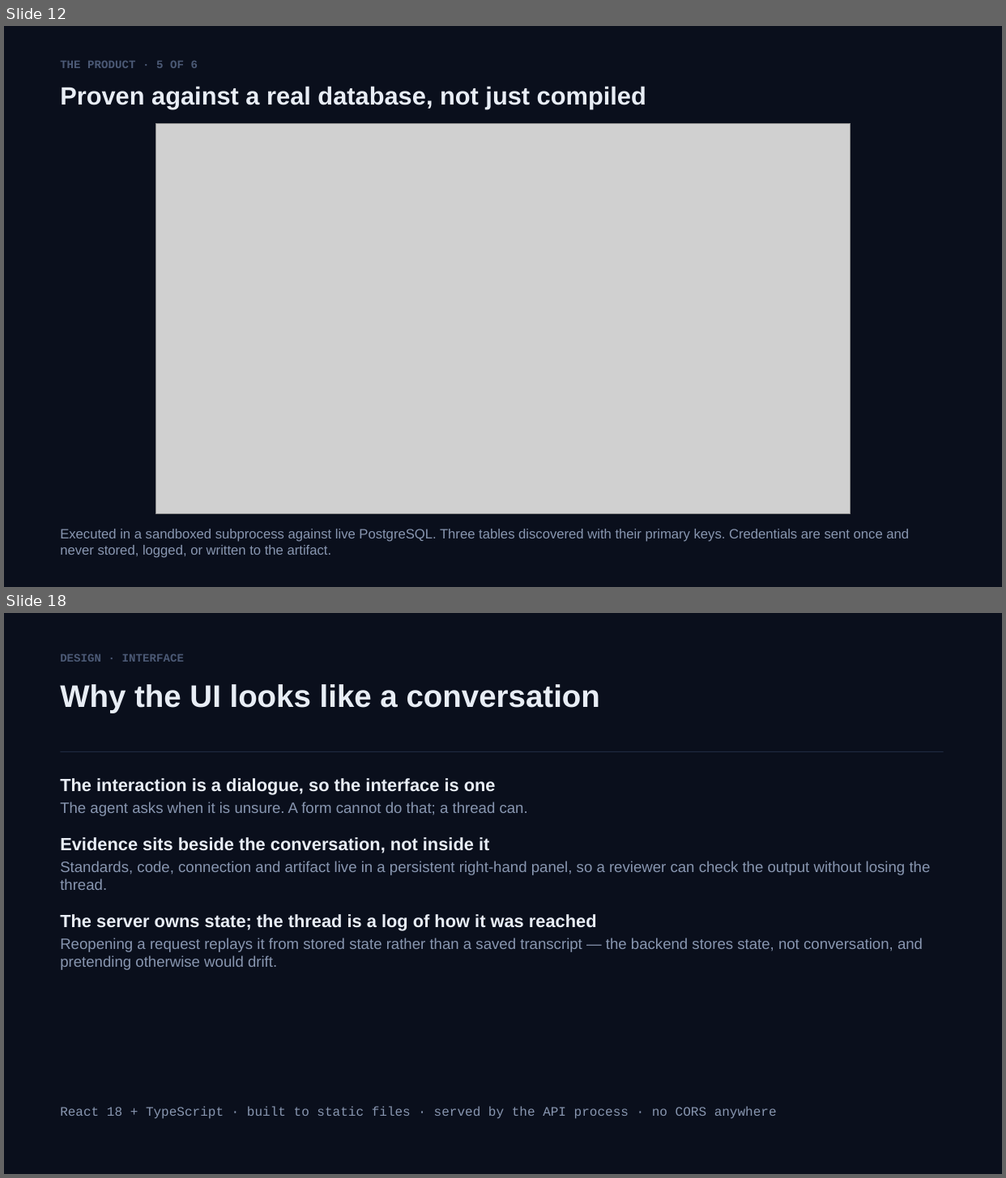
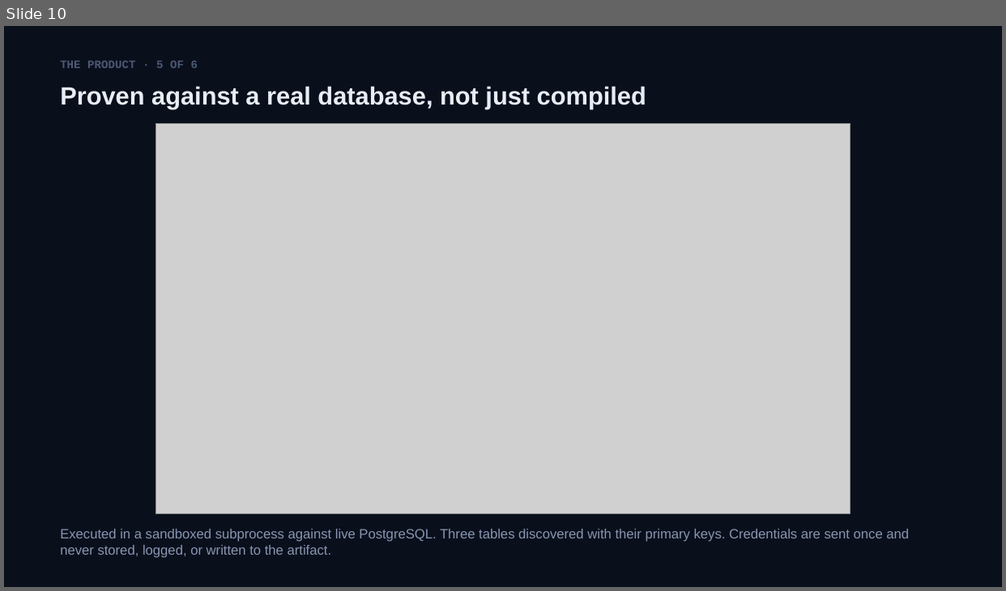
Before and after one commit to SKRejaulKarim04/data-source-onboarding-agent, a slide deck: docs/Data-Source-Onboarding-Agent.pptx. Shown one above the other, each under a label of ours: slides 12 and 18 before the commit, slide 10 after it; the slides between them are not shown. The pictures are 1006x1178 and 1006x591 pixels, drawn with LibreOffice and Linux fonts; fonts in the diff are those of the drawing; grey boxes stand for pictures. Boxes give left, top, right and bottom in pixels: in the first picture for what was removed or moved away, otherwise in the second. Text is boxed around its words. In the diff, an @@ line names an element or a change of style, - is before the commit and + after.

```diff
--- a/docs/Data-Source-Onboarding-Agent.pptx
+++ b/docs/Data-Source-Onboarding-Agent.pptx
@@ slide 18 removed at <box>4,613,1002,1174</box>, background #FFFFFF @@
@@ rectangle removed at <box>4,613,1002,1174</box> @@
@@ text removed at <box>60,654,184,662</box> @@
-DESIGN · INTERFACE
@@ text removed at <box>60,684,600,713</box> @@
-Why the UI looks like a conversation
@@ rectangle removed at <box>60,752,944,752</box> @@
@@ text removed at <box>60,778,931,970</box> @@
-The interaction is a dialogue, so the interface is one
-The agent asks when it is unsure. A form cannot do that; a thread can.
-Evidence sits beside the conversation, not inside it
-Standards, code, connection and artifact live in a persistent right-hand panel, so a reviewer can check the output without losing the thread.
-The server owns state; the thread is a log of how it was reached
-Reopening a request replays it from stored state rather than a saved transcript — the backend stores state, not conversation, and pretending otherwise would drift.
@@ text removed at <box>60,1106,777,1119</box> @@
-React 18 + TypeScript · built to static files · served by the API process · no CORS anywhere
@@ what was slide 12 is now slide 10 @@
```
Also in this commit, not shown: 6 slides changed, 9 other slides removed, 2 other files.
